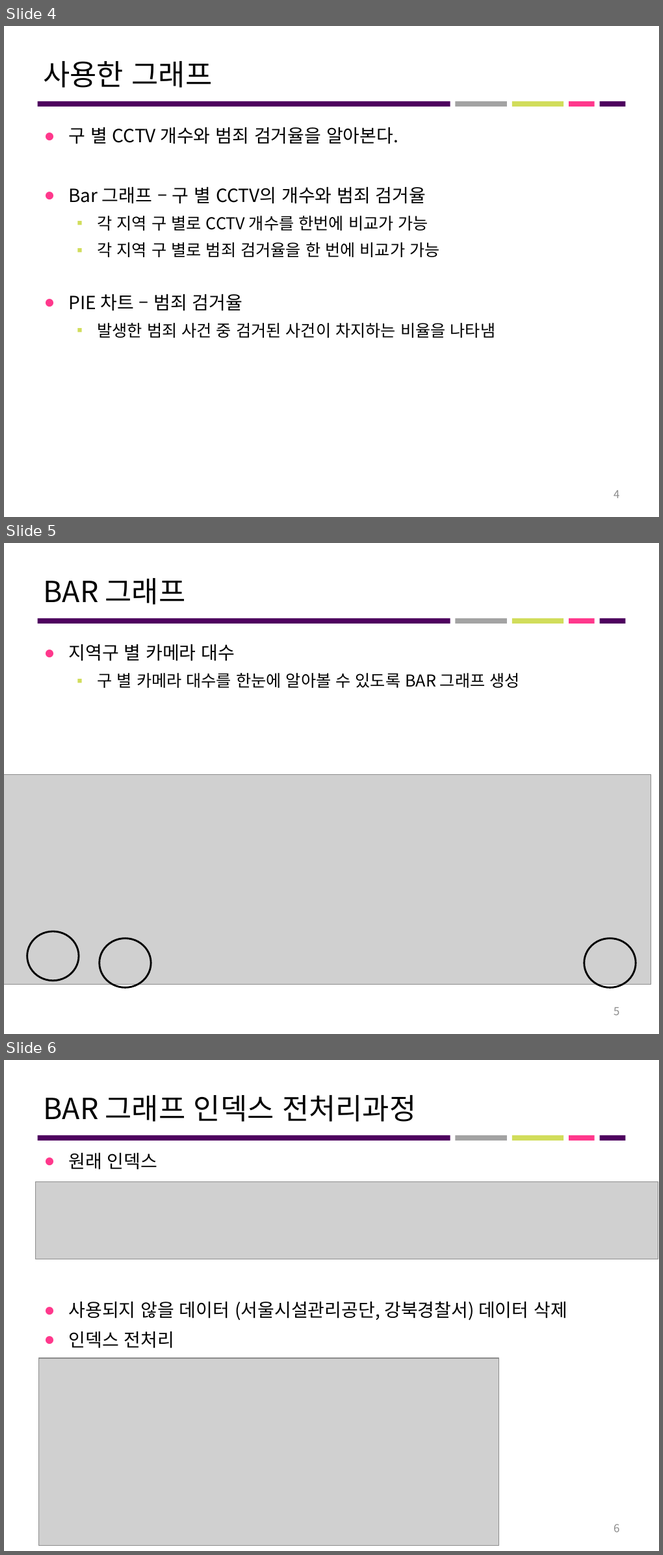
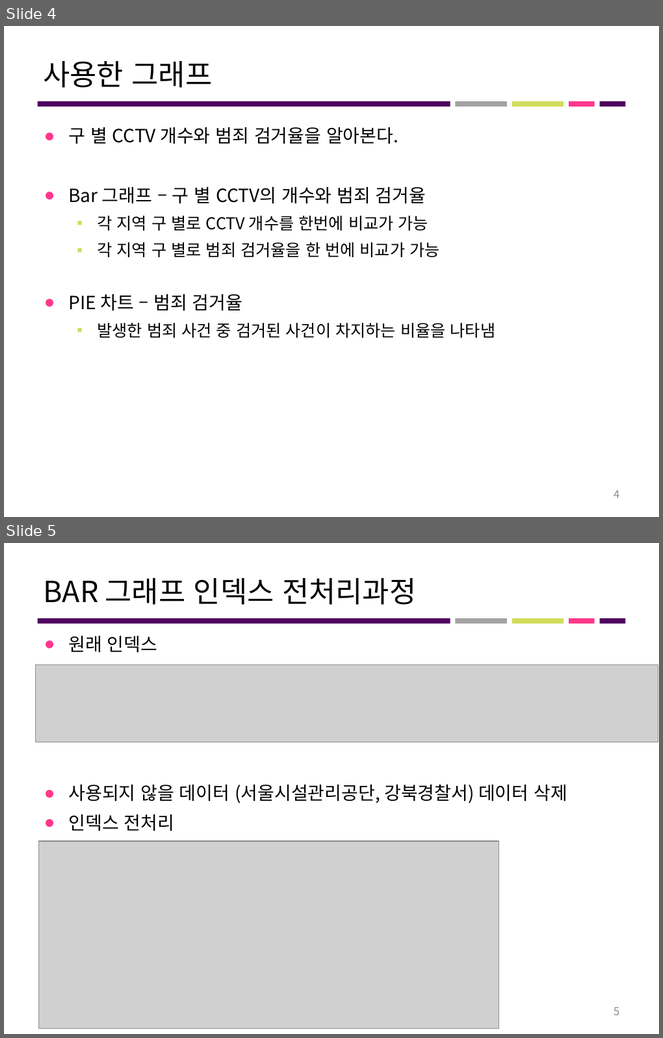
Before and after one commit to seongeun1/Projects-in-BigdataProgramming, a slide deck: Mission2/20160535_Mission2.pptx. Shown one above the other, each under a label of ours: slides 4, 5 and 6 before the commit, slides 4 and 5 after it. The pictures are 663x1555 and 663x1038 pixels, drawn with LibreOffice and Linux fonts; fonts in the diff are those of the drawing; grey boxes stand for pictures. Boxes give left, top, right and bottom in pixels: in the first picture for what was removed or moved away, otherwise in the second. Text is boxed around its words. In the diff, an @@ line names an element or a change of style, - is before the commit and + after.

```diff
--- a/Mission2/20160535_Mission2.pptx
+++ b/Mission2/20160535_Mission2.pptx
@@ slide 5 removed at bbox=[4, 543, 659, 1034], background #FFFFFF; not listed: 5 template elements that a slide beside it also shows @@
@@ title removed at bbox=[43, 578, 186, 605] @@
-BAR 그래프
@@ text removed at bbox=[68, 644, 519, 688] @@
-● 지역구 별 카메라 대수
-  ▪ 구 별 카메라 대수를 한눈에 알아볼 수 있도록 BAR 그래프 생성
@@ picture removed at bbox=[4, 775, 651, 984] @@
@@ ellipse removed at bbox=[27, 932, 79, 980] @@
@@ ellipse removed at bbox=[100, 939, 152, 988] @@
@@ ellipse removed at bbox=[584, 939, 636, 988] @@
@@ page number removed at bbox=[614, 1008, 620, 1016] @@
-5
@@ what was slide 6 is now slide 5 @@
@@ page number at bbox=[614, 1008, 620, 1016]: text changed @@
-6
+5
```
Also in this commit, not shown: 1 slide changed, 2 other files.
